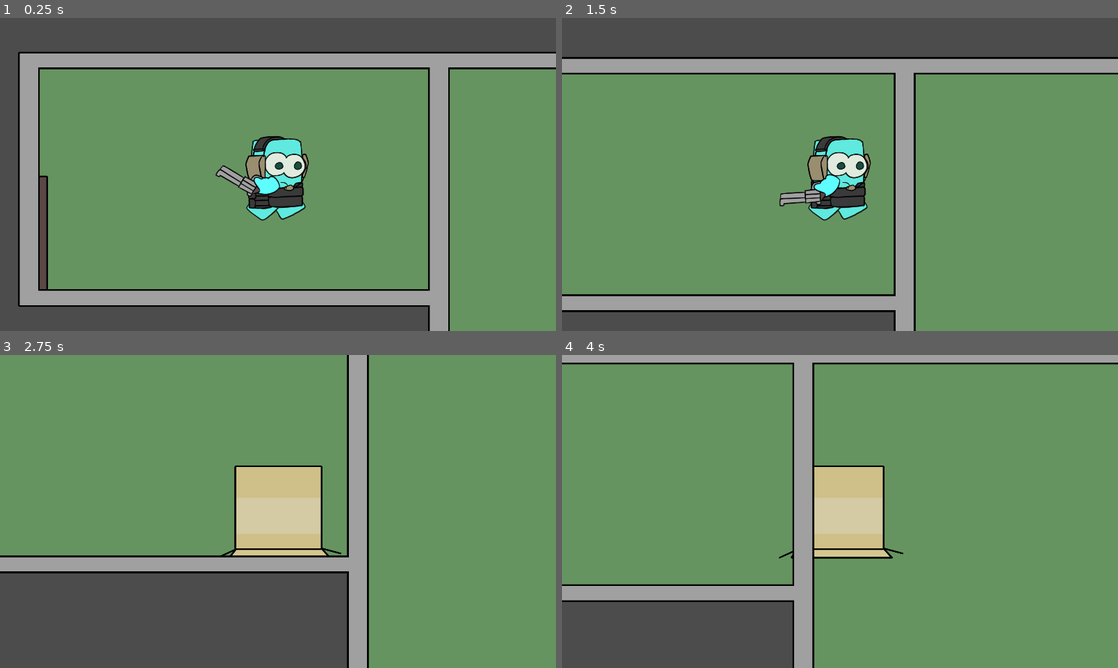
Above: before the commit, frames 1-4 (two rows, left to right).
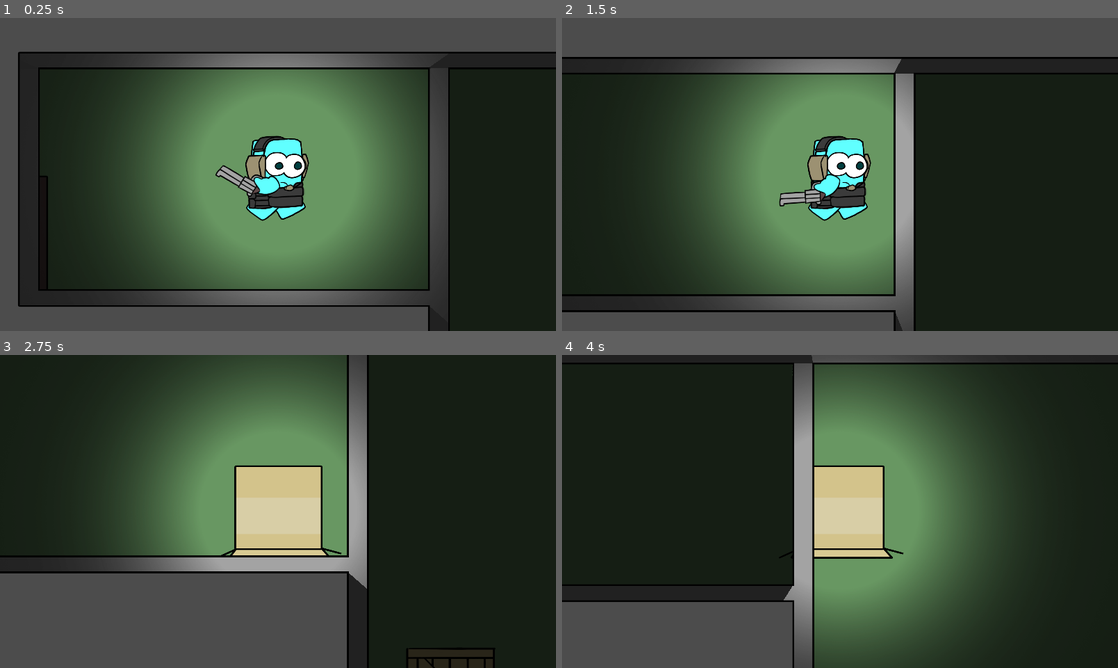
Above: after the commit, the same moments.

Repository: Project-escape/protype-1
Game: Godot game, scene res://scenes/levels/levelsample.tscn
The game is run twice, just before and just after one commit, with the same random seed, the same clock (stepped at 60 frames per second) and the same inputs. Before the commit the project starts from res://scenes/levelsample.tscn.
Inputs (mouse positions are in pixels of both pictures, inside the frame that each line leads up to):
- Up to frame 1 (0.25 s): no input
- Up to frame 2 (1.5 s): move the mouse to (962, 158) at 0.52 s; hold Right (right) from 0.53 s (still down); tap E (action) at 0.6, 1.35 s; tap Space (jump) at 0.77 s; move the mouse to (728, 190) at 1.27 s
- Up to frame 3 (2.75 s): tap Space (jump) at 1.52 s; move the mouse to (333, 442) at 2.02 s; release Right (right) at 2.03 s; hold Left (left) from 2.03 s (still down); tap C (cover) at 2.1 s; tap E (action) at 2.3 s
- Up to frame 4 (4 s): move the mouse to (812, 574) at 2.77 s; release Left (left) at 2.78 s; hold Right (right) from 2.78 s (still down); click (812, 574) at 2.85 s; tap Space (jump) at 3.02, 3.77 s; tap E (action) at 3.05, 3.6 s; move the mouse to (1006, 558) at 3.52 s

The runs differ from the first frame. In frame 1, 61% of the frame differs, in the area x 3-100%, y 11-100%; in frame 2, 66%; in frame 3, 65%; in frame 4, 76%, in the area x 0-100%, y 0-100%.

Commit message:
files optimised

Diff:
--- a/default_bus_layout.tres
+++ /dev/null
@@ -1,4 +0,0 @@
-[gd_resource type="AudioBusLayout" format=2]
-
-[resource]
-bus/0/volume_db = 1.85375
--- a/project.godot
+++ b/project.godot
@@ -16,8 +16,12 @@
 [application]
 
 config/name="Platformer"
-run/main_scene="res://scenes/levelsample.tscn"
+run/main_scene="res://scenes/levels/levelsample.tscn"
 config/icon="res://icon.png"
+
+[audio]
+
+default_bus_layout=""
 
 [display]
 
--- a/scenes/gameboy.tscn
+++ b/scenes/gameboy.tscn
@@ -61,13 +61,11 @@
 script = ExtResource( 2 )
 
 [node name="Light2D" type="Light2D" parent="."]
-visible = false
 position = Vector2( 0.218017, -2.7818 )
 rotation = -0.00153396
 texture = ExtResource( 4 )
-texture_scale = 0.98
 color = Color( 1, 1, 1, 0.298039 )
-energy = 3.99
+energy = 5.0
 mode = 2
 range_z_min = -20
 range_z_max = 20
--- /dev/null
+++ b/scenes/levels/levelsample.tscn
@@ -0,0 +1,54 @@
+[gd_scene load_steps=8 format=2]
+
+[ext_resource path="res://scenes/rooms/room 1.tscn" type="PackedScene" id=1]
+[ext_resource path="res://scenes/wooden box yellow.tscn" type="PackedScene" id=2]
+[ext_resource path="res://scenes/rooms/room 2.tscn" type="PackedScene" id=3]
+[ext_resource path="res://scenes/rooms/room 3.tscn" type="PackedScene" id=4]
+[ext_resource path="res://scenes/wooden box white.tscn" type="PackedScene" id=5]
+[ext_resource path="res://scenes/rooms/room 4.tscn" type="PackedScene" id=6]
+[ext_resource path="res://scenes/gameboy.tscn" type="PackedScene" id=7]
+
+[node name="Node2D" type="Node2D"]
+modulate = Color( 0.203922, 0.203922, 0.203922, 1 )
+show_behind_parent = true
+
+[node name="gameboy" parent="." instance=ExtResource( 7 )]
+position = Vector2( 3323.44, -1257.07 )
+
+[node name="Camera2D" type="Camera2D" parent="gameboy"]
+current = true
+
+[node name="rooms" type="Node2D" parent="."]
+
+[node name="room3" parent="rooms" instance=ExtResource( 3 )]
+position = Vector2( 306.225, -224.607 )
+
+[node name="room6" parent="rooms" instance=ExtResource( 1 )]
+position = Vector2( 1617.09, 811.942 )
+
+[node name="room5" parent="rooms" instance=ExtResource( 6 )]
+position = Vector2( 3492.53, -907.036 )
+
+[node name="room4" parent="rooms" instance=ExtResource( 4 )]
+position = Vector2( 3200.98, 1408 )
+
+[node name="room9" parent="rooms" instance=ExtResource( 3 )]
+position = Vector2( 8156.38, 1883.56 )
+rotation = -3.14159
+
+[node name="room8" parent="rooms" instance=ExtResource( 4 )]
+position = Vector2( 7084.53, 3109.75 )
+rotation = -3.14159
+
+[node name="room7" parent="rooms" instance=ExtResource( 6 )]
+position = Vector2( 1732.45, 2334.76 )
+rotation = -3.14159
+
+[node name="room2" parent="rooms" instance=ExtResource( 1 )]
+position = Vector2( 643.082, -1420.71 )
+
+[node name="wooden box yellow" parent="rooms" instance=ExtResource( 2 )]
+position = Vector2( 4198.77, -325.239 )
+
+[node name="wooden box white" parent="rooms" instance=ExtResource( 5 )]
+position = Vector2( 4129.71, -30.8167 )
--- a/scenes/levelsample1.tscn
+++ b/scenes/levels/levelsample1.tscn
@@ -109,7 +109,6 @@
 
 [node name="gameboy" parent="." instance=ExtResource( 5 )]
 position = Vector2( -59.9487, -3175.65 )
-scale = Vector2( 1, 1 )
 
 [node name="Camera2D" type="Camera2D" parent="gameboy"]
 rotating = true
--- a/scenes/levelsample.tscn
+++ /dev/null
@@ -1,45 +0,0 @@
-[gd_scene load_steps=6 format=2]
-
-[ext_resource path="res://scenes/rooms/room 2.tscn" type="PackedScene" id=1]
-[ext_resource path="res://scenes/rooms/room 1.tscn" type="PackedScene" id=2]
-[ext_resource path="res://scenes/rooms/room 4.tscn" type="PackedScene" id=3]
-[ext_resource path="res://scenes/rooms/room 3.tscn" type="PackedScene" id=4]
-[ext_resource path="res://scenes/gameboy.tscn" type="PackedScene" id=5]
-
-[node name="Node2D" type="Node2D"]
-show_behind_parent = true
-
-[node name="gameboy" parent="." instance=ExtResource( 5 )]
-position = Vector2( 3323.44, -1257.07 )
-
-[node name="Camera2D" type="Camera2D" parent="gameboy"]
-current = true
-
-[node name="rooms" type="Node2D" parent="."]
-
-[node name="room3" parent="rooms" instance=ExtResource( 1 )]
-position = Vector2( 306.225, -224.607 )
-
-[node name="room6" parent="rooms" instance=ExtResource( 2 )]
-position = Vector2( 1617.09, 811.942 )
-
-[node name="room5" parent="rooms" instance=ExtResource( 3 )]
-position = Vector2( 3492.53, -907.036 )
-
-[node name="room4" parent="rooms" instance=ExtResource( 4 )]
-position = Vector2( 3200.98, 1408 )
-
-[node name="room9" parent="rooms" instance=ExtResource( 1 )]
-position = Vector2( 8156.38, 1883.56 )
-rotation = -3.14159
-
-[node name="room8" parent="rooms" instance=ExtResource( 4 )]
-position = Vector2( 7084.53, 3109.75 )
-rotation = -3.14159
-
-[node name="room7" parent="rooms" instance=ExtResource( 3 )]
-position = Vector2( 1732.45, 2334.76 )
-rotation = -3.14159
-
-[node name="room2" parent="rooms" instance=ExtResource( 2 )]
-position = Vector2( 643.082, -1420.71 )
--- a/scenes/rooms/room 1.tscn
+++ b/scenes/rooms/room 1.tscn
@@ -37,6 +37,7 @@
 [node name="wall1" type="Sprite" parent="."]
 light_mask = 16
 position = Vector2( 766.1, 542.906 )
+z_index = 2
 texture = ExtResource( 1 )
 
 [node name="StaticBody2D" type="StaticBody2D" parent="."]
--- a/scenes/rooms/room 2.tscn
+++ b/scenes/rooms/room 2.tscn
@@ -35,6 +35,7 @@
 
 [node name="wall 2" type="Sprite" parent="."]
 position = Vector2( 1431.22, 539.16 )
+z_index = 2
 texture = ExtResource( 1 )
 
 [node name="StaticBody2D" type="StaticBody2D" parent="."]
--- a/scenes/rooms/room 3.tscn
+++ b/scenes/rooms/room 3.tscn
@@ -35,6 +35,7 @@
 
 [node name="wall 3" type="Sprite" parent="."]
 position = Vector2( 1053.65, 165.721 )
+z_index = 2
 texture = ExtResource( 1 )
 
 [node name="StaticBody2D" type="StaticBody2D" parent="."]
--- a/scenes/rooms/room 4.tscn
+++ b/scenes/rooms/room 4.tscn
@@ -42,6 +42,7 @@
 
 [node name="wall 4" type="Sprite" parent="."]
 position = Vector2( 339.711, 185.108 )
+z_index = 2
 texture = ExtResource( 1 )
 
 [node name="StaticBody2D" type="StaticBody2D" parent="."]
--- a/script/door.gd
+++ b/script/door.gd
@@ -12,11 +12,6 @@
 			if closed == true:
 				$StaticBody2D/CollisionShape2D.set_disabled(true)
 				$AnimatedSprite.play("open_door")
-				#var doorlight = get_node("res://scenes/rooms/room 3.tscn")
-				#doorlight.roomlight.Light2D.enabled = false
-				#doorlight.roomlight.Light2D.enabled = false
-				#var light = get_node("res://scenes/rooms/room 3.tscn").get_node("roomlight").get_node("Light2D")
-				#Light2D.enabled = false
 				closed = false
 			elif closed == false:
 				$StaticBody2D/CollisionShape2D.set_disabled(false)
--- a/script/gameboy.gd
+++ b/script/gameboy.gd
@@ -62,19 +62,6 @@
 func bounce():
 	velocity.y = JUMPFORCE * 0.7
 
-func ouch(var enemyposx):
-	set_modulate(Color(1,0.3,0.3,0.3))
-	$SoundHurt.play()
-	velocity.y = JUMPFORCE * 0.5
-
-	if position.x < enemyposx:
-		velocity.x = -800
-	elif position.x > enemyposx:
-		velocity.x = 800
-	Input.action_release("left")
-	Input.action_release("right")
-	$Timer.start()
-
 func _body_entered_ladder():
 	GRAVITY = 0
 	ladder_on = true
--- a/script/gun.gd
+++ b/script/gun.gd
@@ -5,7 +5,6 @@
 var bullet = preload("res://scenes/Bullet.tscn")
 var can_fire = true
 
-# Called when the node enters the scene tree for the first time.
 func _process(_delta):
 	look_at(get_global_mouse_position())
 	if Input.is_action_pressed("fire") and can_fire:
Binary file removed: assests/Coin/HUD_icon_coin.png
Binary file removed: assests/Coin/hud_icon.png
Not shown, removed: assests/Coin/hud_icon.png.import
Binary file removed: assests/Effects/ClipartKey_903616.png
Not shown, removed: assests/Effects/ClipartKey_903616.png.import
Binary file removed: assests/Effects/kisspng-incandescent-light-bulb-led-lamp-light-emitting-di-a-light-bulb-5a6a5286db2499.3081099115169173828976.png
Not shown, removed: assests/Effects/kisspng-incandescent-light-bulb-led-lamp-light-emitting-di-a-light-bulb-5a6a5286db2499.3081099115169173828976.png.import
Binary file added: assests/Objects/weapon case.png
Not shown, changed: assests/Objects/weapon case.png.import
Not shown, removed: sounds/confirmation_001.ogg.import
Not shown, removed: sounds/question_003.ogg.import
Not shown, removed: sounds/confirmation_001.ogg
(and 1 more such lines)
